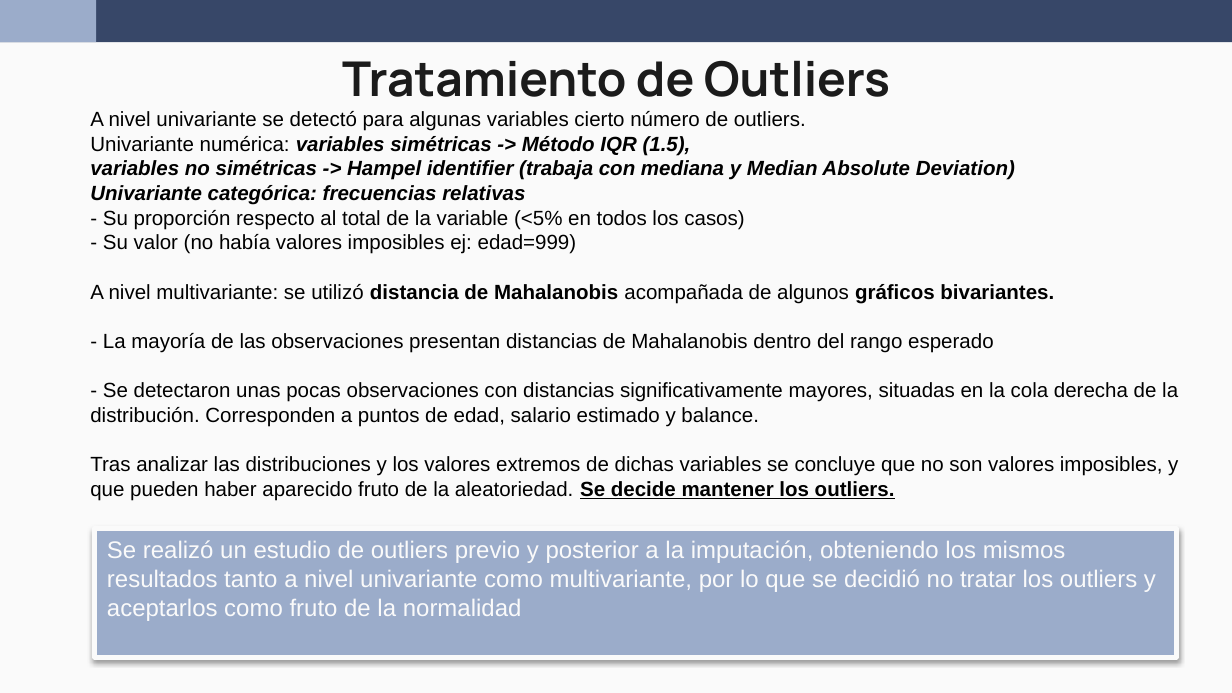
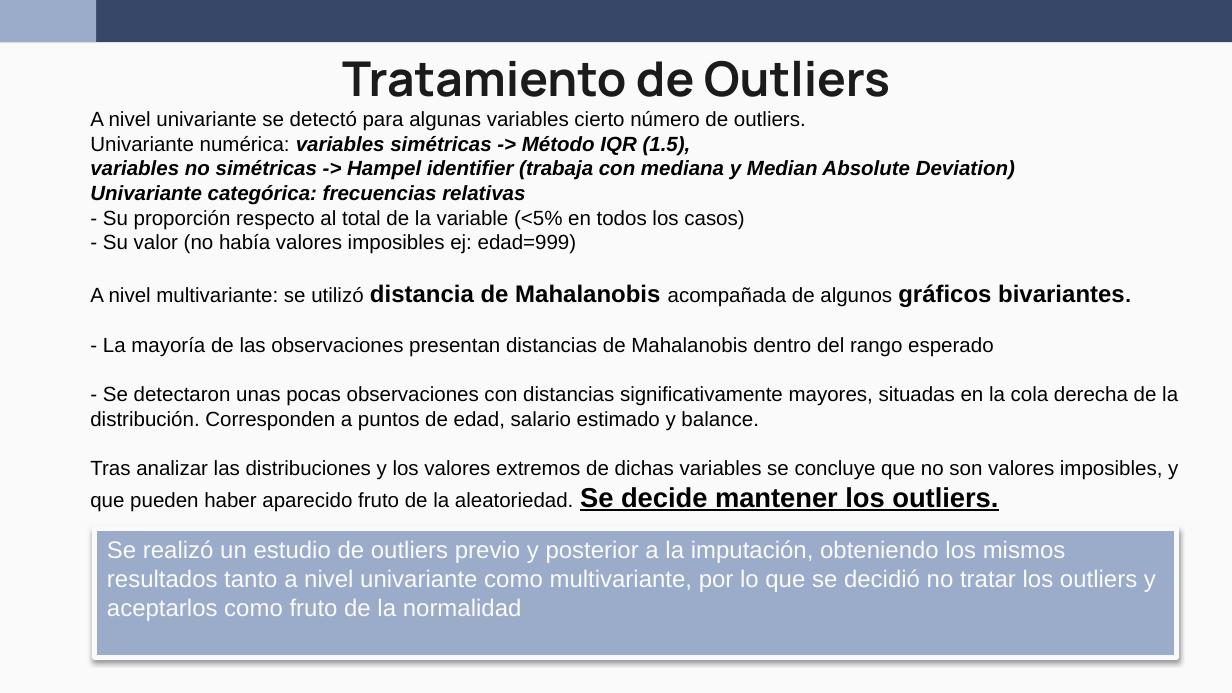
Before and after one commit to wen2111/Mineria, a slide deck: slide 8 of Entrega_1/0 - REPORTE/REPORTE.pptx. Drawn at 1232x693 pixels with LibreOffice and Linux fonts; fonts in the diff are those of the drawing. Boxes give left, top, right and bottom in pixels: in the first picture for what was removed or moved away, otherwise in the second. Text is boxed around its words. In the diff, an @@ line names an element or a change of style, - is before the commit and + after.

```diff
--- a/Entrega_1/0 - REPORTE/REPORTE.pptx
+++ b/Entrega_1/0 - REPORTE/REPORTE.pptx
@@ text at [90,284,1178,512]: size 12 to 14 pt in "distancia de Mahalanobis gráficos bivariantes."; size 12 to 16 pt in "Se decide mantener los outliers." @@
```
Also in this commit, not shown: 4 other slides changed.
